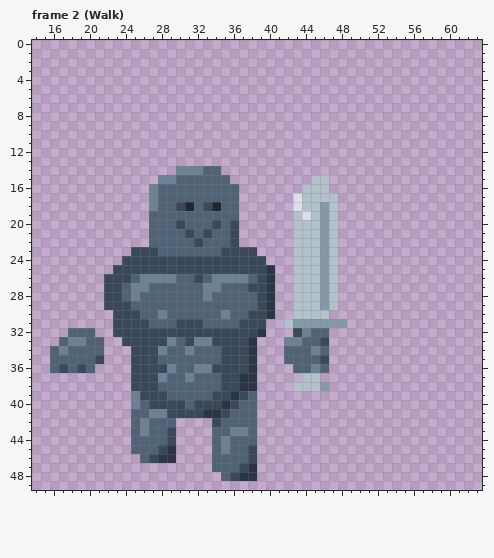
File history of a pixel-art file, assets/Art/Knight3.aseprite. The first picture shows the starting point.
64x64 pixels, 14 frames. Shown: frame 2 (Walk): x 14..63, y 0..49. The commit also changed other frames, which this record leaves out.
After:
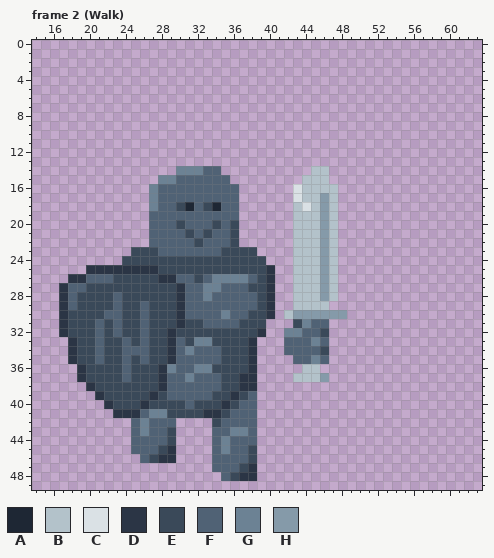
Palette (. is transparent): A #1e2734  B #b3c2ca  C #dae1e5  D #2b3545  E #3a4959  F #506275  G #6c8294  H #859aa9
Change:
Changed rows in their new state; - is an unchanged pixel.
Frame 2 (Walk), layer "arms":
first column x 43:
14 --BB-
15 -B---
16 C---B
17 ---H-
18 BC---
19 -B---
first column x 16:
25 ----DDDDDDDD---------------------
26 --DDFFF--EEEDD-------------------
27 -DFFEE--EEEEEED------------------
28 -DFEEE-FEEEEEED------------------
29 -DFEEE-F-E-EEED---------------B.-
30 -DEEEEFF---EEED-----------BHHHHHH
31 -DEEEFEF--FEEED-----------.EGFF..
32 -DEEEFEF--F--D------------GGF-E--
33 -.DEE-EEF-F--D------------FF-GF--
34 ..DEE-EEFFF-ED---------------FE--
35 ..DEEFEEF-F-ED------------.--GF--
36 ...DEEEEF---D--------------.BB.--
37 ---DEEEEF---D--------------B--H--
38 ----DEEEE---D--------------....--
39 -----DEEEE-D---------------------
40 ------DEEED----------------------
41 -------DDD-----------------------
